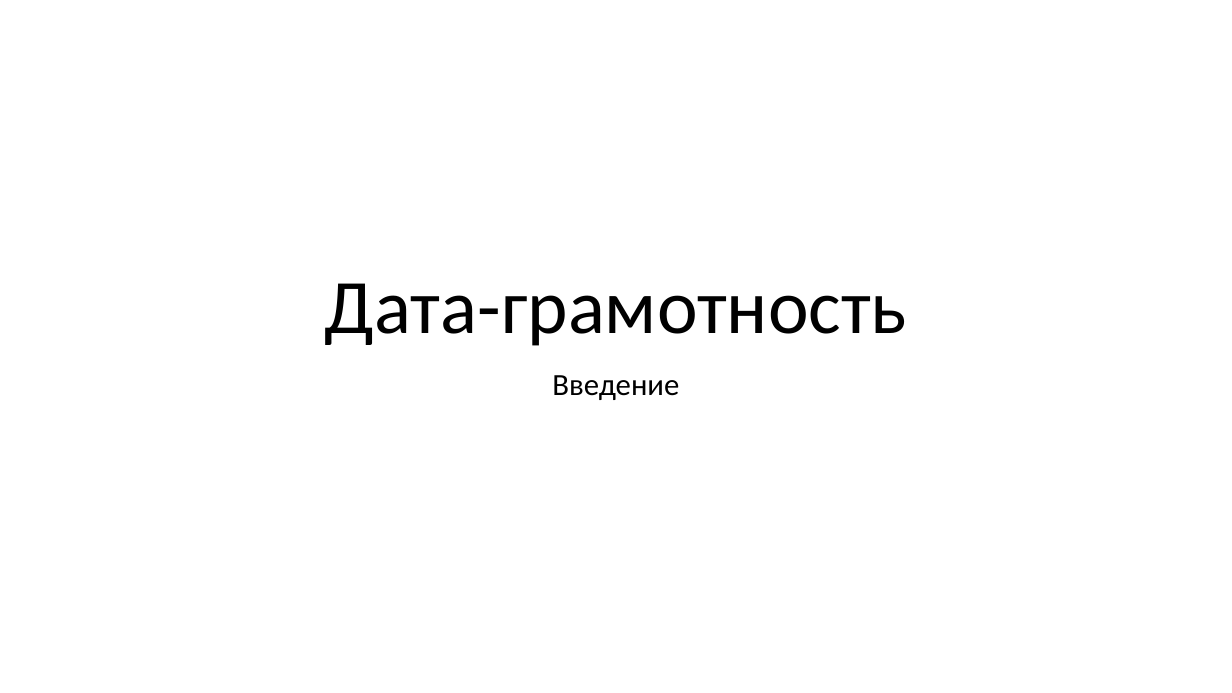
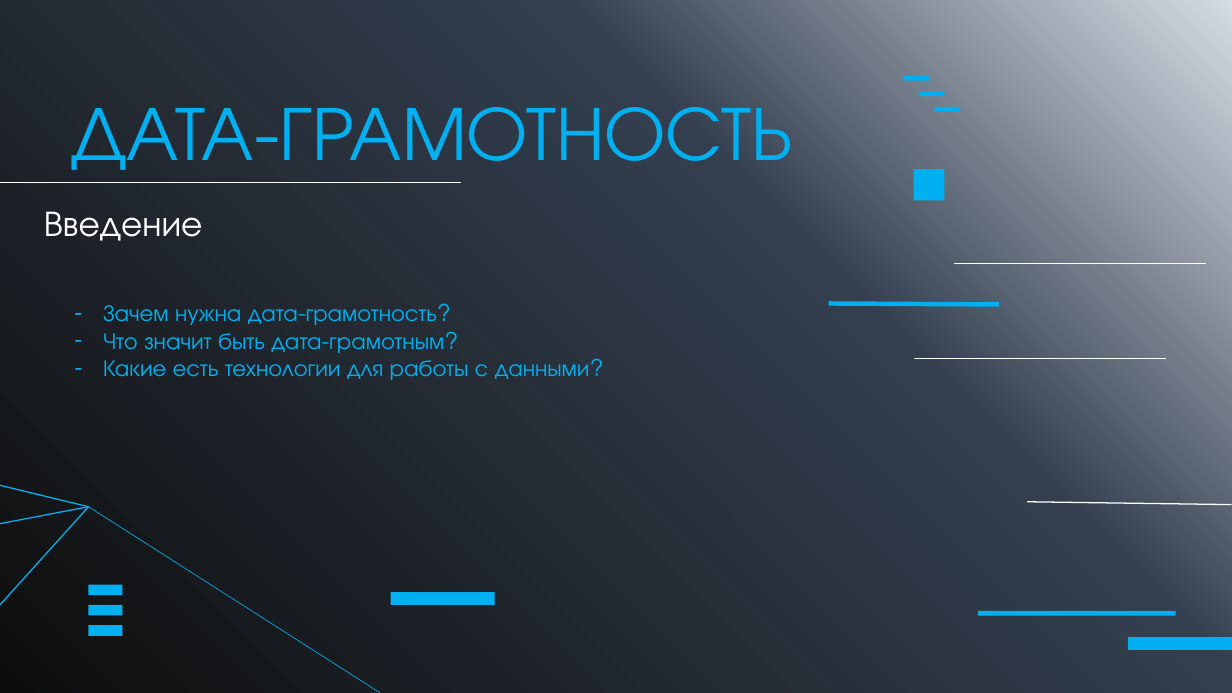
Before and after one commit to eppv/data-lit, a slide deck: slide 1 of webinars/pilot/pilot_webinar_presentation.pptx. Drawn at 1232x693 pixels with LibreOffice and Linux fonts; fonts in the diff are those of the drawing. Boxes give left, top, right and bottom in pixels: in the first picture for what was removed or moved away, otherwise in the second. Text is boxed around its words. In the diff, an @@ line names an element or a change of style, - is before the commit and + after.

```diff
--- a/webinars/pilot/pilot_webinar_presentation.pptx
+++ b/webinars/pilot/pilot_webinar_presentation.pptx
@@ background #FFFFFF to gradient #D6DCE5 to #333F50 to #0D0D0D @@
@@ rectangle added at (x1=904, y1=76, x2=930, y2=80), fill #00B0F0 @@
@@ title at (x1=71, y1=107, x2=793, y2=170): text changed; font Calibri to TeX Gyre Adventor; text colour #000000 to #00B0F0 @@
-Дата-грамотность
+ДАТА-ГРАМОТНОСТЬ
@@ rectangle added at (x1=920, y1=91, x2=945, y2=96), fill #00B0F0 @@
@@ rectangle added at (x1=934, y1=107, x2=960, y2=112), fill #00B0F0 @@
@@ rectangle added at (x1=914, y1=169, x2=945, y2=201), fill #00B0F0 @@
@@ line added from (0, 182) to (460, 182), #FFFFFF 1 pt @@
@@ text "Введение" moved from (x1=552, y1=375, x2=679, y2=400) to (x1=44, y1=211, x2=203, y2=241) @@
@@ text "Введение" at (x1=44, y1=211, x2=203, y2=241): size 24 to 28 pt, font Calibri to TeX Gyre Adventor, text colour #000000 to #FFFFFF; alignment centre to left; line spacing 0.9 to 1; less space between paragraphs @@
@@ line added from (955, 263) to (1206, 263), #FFFFFF 0.5 pt @@
@@ text added at (x1=103, y1=305, x2=590, y2=380), 18 pt, text #00B0F0 @@
+– Зачем нужна дата-грамотность?
+– Что значит быть дата-грамотным?
+– Какие есть технологии для работы с данными?
@@ line added from (829, 303) to (999, 305), #00B0F0 3.5 pt @@
@@ line added from (914, 358) to (1166, 358), #FFFFFF 0.5 pt @@
@@ line added from (89, 506) to (0, 485), #00B0F0 1 pt @@
@@ line added from (89, 506) to (0, 524), #00B0F0 1 pt @@
@@ line added from (89, 506) to (0, 605), #00B0F0 1 pt @@
@@ line added from (89, 506) to (381, 693), #00B0F0 0.5 pt @@
@@ line added from (1028, 502) to (1232, 505), #FFFFFF 1 pt @@
@@ rectangle added at (x1=89, y1=585, x2=123, y2=596), fill #00B0F0 @@
@@ rectangle added at (x1=391, y1=592, x2=495, y2=605), fill #00B0F0 @@
@@ rectangle added at (x1=89, y1=605, x2=123, y2=616), fill #00B0F0 @@
@@ rectangle added at (x1=89, y1=626, x2=123, y2=637), fill #00B0F0 @@
@@ rectangle added at (x1=978, y1=611, x2=1176, y2=616), fill #00B0F0 @@
@@ rectangle added at (x1=1128, y1=638, x2=1232, y2=651), fill #00B0F0 @@
```
Also in this commit, not shown: 21 slides added, 11 slides removed, 1 other file.
